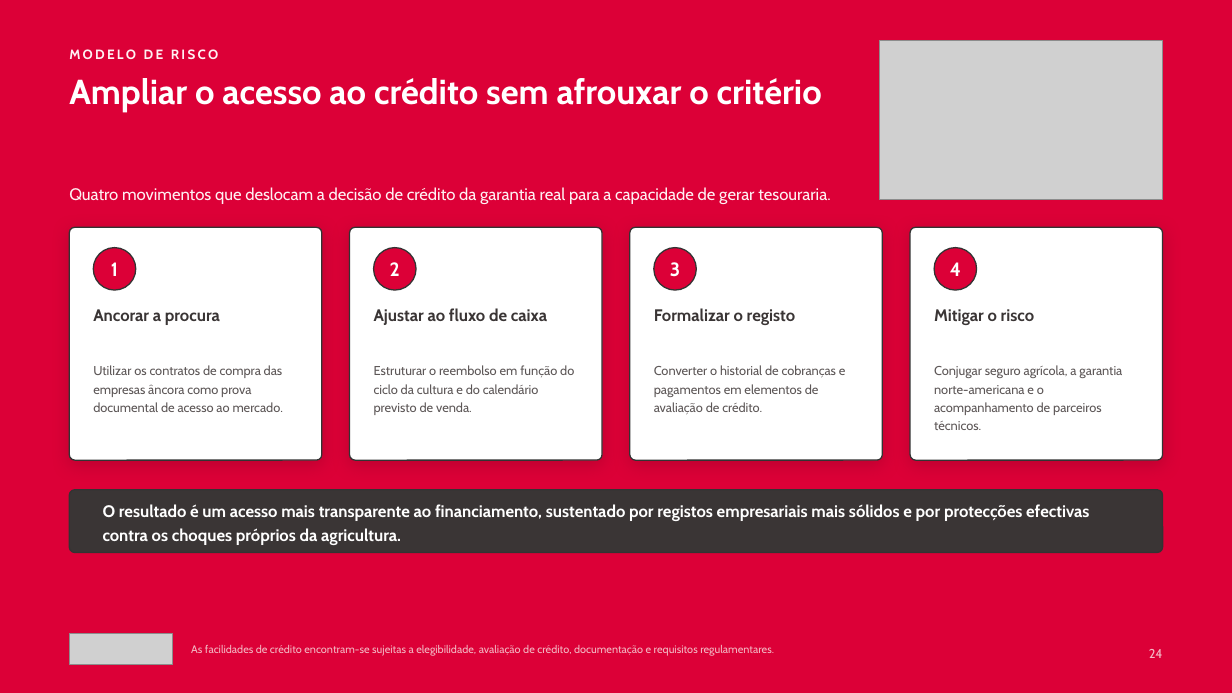
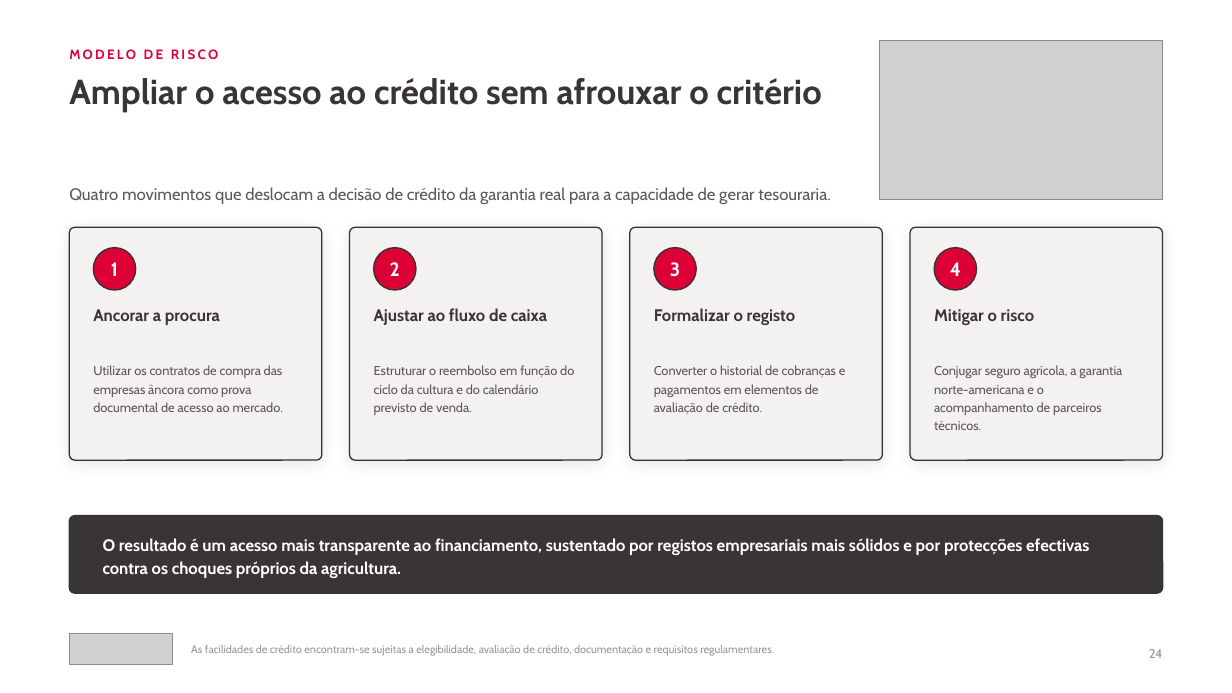
Before and after one commit to timoteomirolejr-hue/momo, a slide deck: slide 24 of cvp-agronegocios/CVP_Agronegocios_Absa_Mocambique_2026.pptx. Drawn at 1232x693 pixels with LibreOffice and Linux fonts; fonts in the diff are those of the drawing; grey boxes stand for pictures. Boxes give left, top, right and bottom in pixels: in the first picture for what was removed or moved away, otherwise in the second. Text is boxed around its words. In the diff, an @@ line names an element or a change of style, - is before the commit and + after.

```diff
--- a/cvp-agronegocios/CVP_Agronegocios_Absa_Mocambique_2026.pptx
+++ b/cvp-agronegocios/CVP_Agronegocios_Absa_Mocambique_2026.pptx
@@ background #DC0037 to #FFFFFF @@
@@ text "MODELO DE RISCO" at box(69, 49, 218, 59): text colour #FFF1F3 to #DC0037 @@
@@ text "Ampliar o acesso ao crédito ..." at box(69, 78, 822, 112): text colour #FFFFFF to #3A3535 @@
@@ text "Quatro movimentos que deslocam a ..." at box(69, 187, 830, 204): text colour #FFF1F3 to #5D5757 @@
@@ fill #FFFFFF to #F4F1F1; shadow changed in 4 elements at box(69, 227, 322, 460), box(349, 227, 602, 460), box(630, 227, 883, 460), box(910, 227, 1163, 460) @@
@@ rounded rectangle: place and size @@
-rounded rectangle at box(69, 490, 1163, 553)
+rounded rectangle at box(69, 516, 1163, 593)
@@ rounded rectangle at box(69, 516, 1163, 593): proportions changed @@
@@ text "O resultado é um acesso ...": place and size @@
-text "O resultado é um acesso ..." at box(103, 504, 1089, 545)
+text "O resultado é um acesso ..." at box(103, 538, 1089, 578)
@@ text "As facilidades de crédito encontram-se ..." at box(191, 645, 774, 656): text colour #F3B9C4 to #9A9494 @@
@@ text "24" at box(1149, 649, 1163, 658): text colour #F3B9C4 to #9A9494 @@
```
Also in this commit, not shown: 22 other slides changed, 2 other files.
